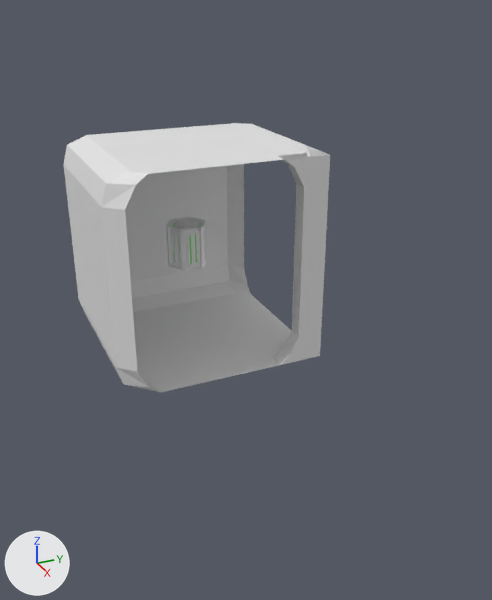
Two versions of the Blender file Blender/SZGJX.blend, one commit apart.
Camera for both pictures: a 50 mm camera at (91.7, -31.6, 34.8) aimed at (4.8, 7.5, -8.7). The axes (+X, +Y, +Z) are drawn at lower left. The lights are the same throughout. Objects named as collision shapes, trigger or cutter boxes, shadow casters or lower levels of detail are left out.

Names of what the first picture shows: '30x30_LTurn', 'Macguffin'.
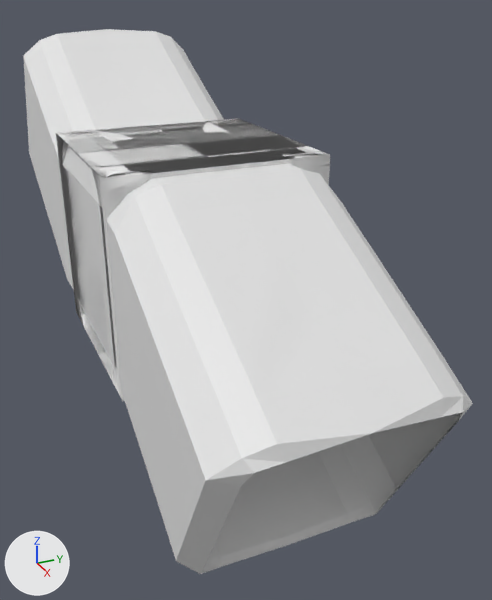
Where the change shows, as pixel boxes (x1, y1, x2, y2) in the pictures (492 x 600 px; the box of a moved part takes in the faces that stretch with it):
'30x30_PathDown', shown: after (61, 164, 473, 574)
'30x30_PathUp', shown: after (23, 29, 228, 290)
'30x30_DeadEnd', shown: after (61, 121, 296, 368)
'30x30_CrossRoad', shown: after (57, 119, 330, 401)
'30x30_TRoad', shown: after (56, 119, 307, 377)
'Macguffin', hidden: before (166, 217, 207, 271)
'30x30_Path', shown: after (221, 157, 288, 166)
part 1 of me_plane_005, moved or reshaped: before (273, 155, 330, 365); after (291, 155, 330, 185)
part 2 of me_plane_005, moved or reshaped: before (150, 123, 263, 332); after (156, 123, 263, 142)
part 3 of me_plane_005, moved or reshaped: before (213, 156, 329, 378); after (214, 156, 286, 166)
part 4 of me_plane_005, moved or reshaped: before (102, 163, 222, 392); after (137, 163, 216, 173)
part 5 of me_plane_005, moved or reshaped (not visible afterwards): before (286, 145, 311, 340)
part 6 of me_plane_005, moved or reshaped: before (261, 134, 304, 339); after (266, 134, 306, 147)
part 7 of me_plane_005, moved or reshaped: before (177, 135, 306, 371); after (178, 135, 306, 163)

What the commit changed:
me_plane_005 has 101 vertices, 79 faces and spans x -15.0..15.0, y -15.0..15.0, z 0.0..15.0.
me_plane_005 is used by ob_30x30_lturn; location (0.0, 0.0, 0.0).
me_plane_005 part 1: all 3 vertices in x 12.8..15.0, y -11.2..9.8, z 13.8 are moved by (0.0, 0.7, -0.3).
me_plane_005 part 2: 10 of the vertices in x -15.0..-0.7, y 8.3..9.8, z 0.0..15.0 are moved by (0.0, 0.7, 0.0).
me_plane_005 part 3: 8 of the vertices in x 12.8..15.0, y 8.3..11.3, z 0.0..15.0 are moved by (0.0, 0.7, 0.0).
me_plane_005 part 4: 3 of the vertices in x 15.0, y -12.7..-9.7, z 0.0..15.0 are moved by (0.0, 0.7, 0.0).
me_plane_005 part 5: all 3 vertices in x -11.2..9.8, y 12.8..15.0, z 13.8 are moved by (0.7, 0.0, -0.3).
me_plane_005 part 6: 8 of the vertices in x 8.3..11.3, y 12.8..15.0, z 0.0..15.0 are moved by (0.7, 0.0, 0.0).
me_plane_005 part 7: all 4 vertices in x 8.3..9.8, y 8.3..9.8, z 15.0 are moved by (0.7, 0.7, 0.0).
Object '30x30_CrossRoad' (ob_30x30_crossroad) is now shown.
Object '30x30_DeadEnd' (ob_30x30_deadend) is now shown.
Object '30x30_Path' (ob_30x30_path) is now shown.
Object '30x30_TRoad' (ob_30x30_troad) is now shown.
Object '30x30_PathUp' (ob_30x30_pathup) is now shown.
Object '30x30_PathDown' (ob_30x30_pathdown) is now shown.
Object 'Macguffin' (ob_macguffin) is now hidden.
